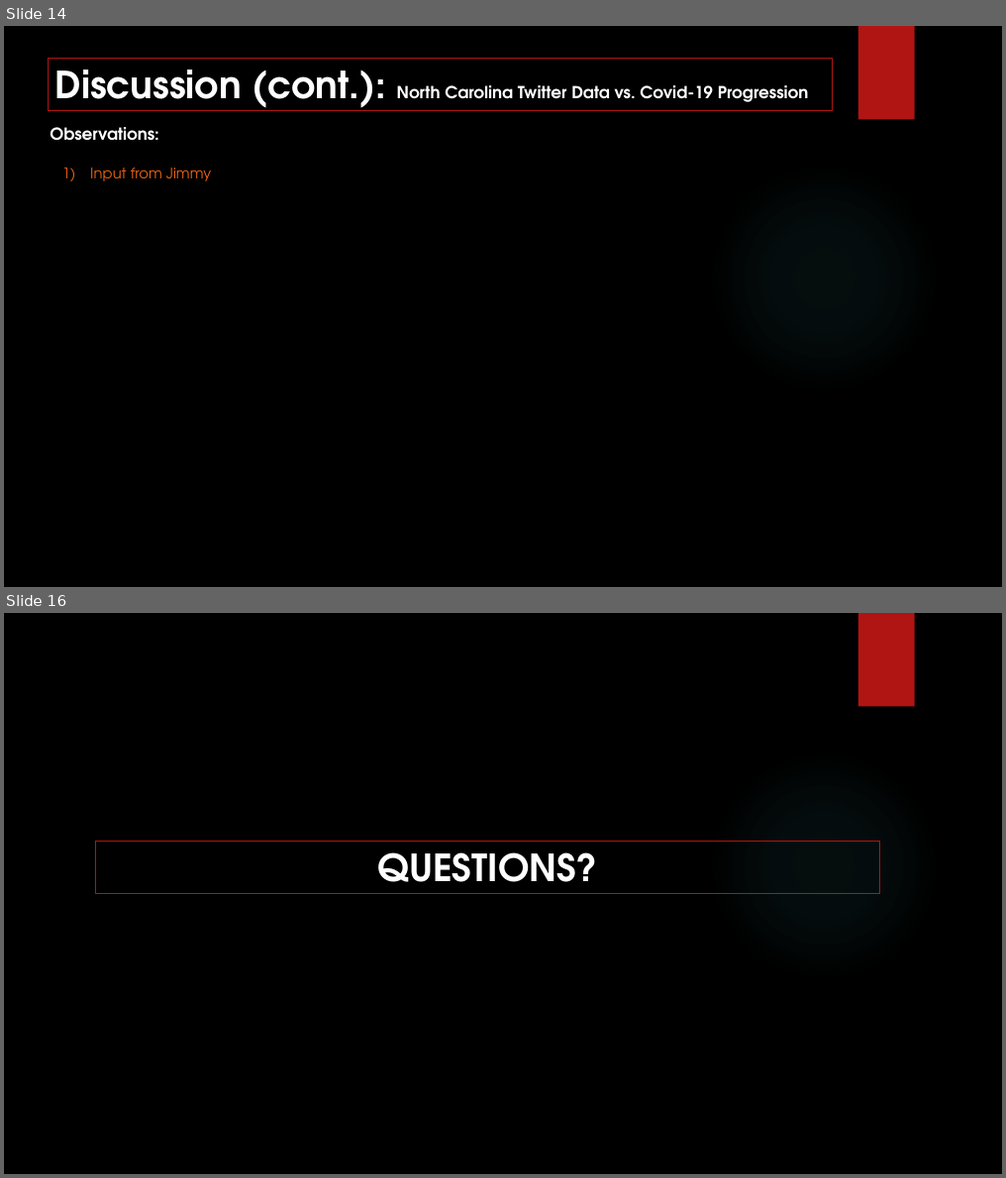
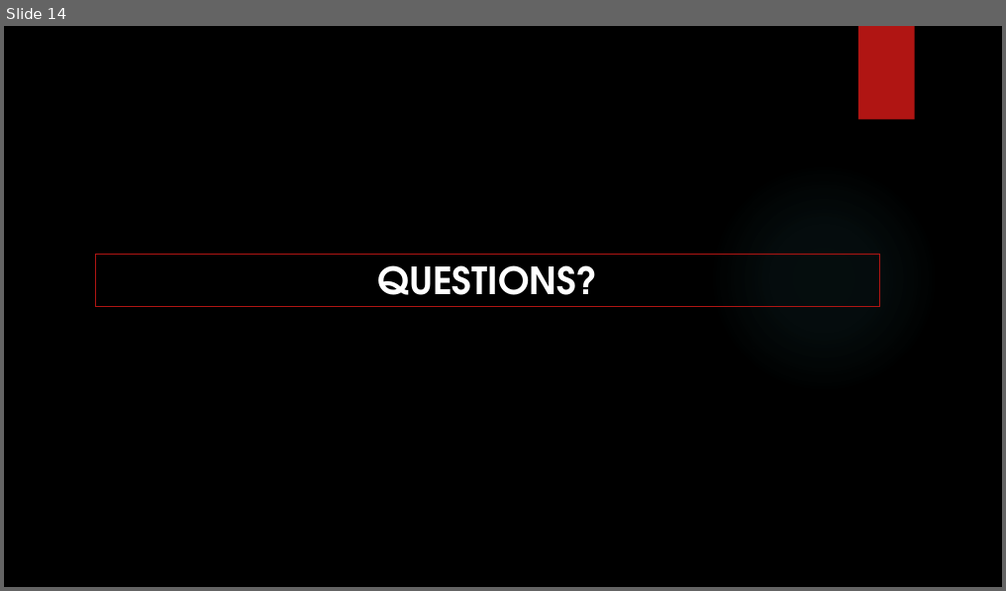
Before and after one commit to znurtokatli/COVID19TweetsDataAnalyzer, a slide deck: Cleaning/Data Analytics ProjectPres_LP_review.pptx. Shown one above the other, each under a label of ours: slides 14 and 16 before the commit, slide 14 after it; the slides between them are not shown. The pictures are 1006x1178 and 1006x591 pixels, drawn with LibreOffice and Linux fonts; fonts in the diff are those of the drawing; background and template pictures are left out. Boxes give left, top, right and bottom in pixels: in the first picture for what was removed or moved away, otherwise in the second. Text is boxed around its words. In the diff, an @@ line names an element or a change of style, - is before the commit and + after.

```diff
--- a/Cleaning/Data Analytics ProjectPres_LP_review.pptx
+++ b/Cleaning/Data Analytics ProjectPres_LP_review.pptx
@@ slide 14 removed at (4,26,1002,587), background picture (left out); not listed: 2 template elements that a slide beside it also shows @@
@@ rectangle removed at (48,58,833,110) @@
-Discussion (cont.): North Carolina Twitter Data vs. Covid-19 Progression
@@ text removed at (50,127,159,141) @@
-Observations:
@@ text removed at (90,168,211,181) @@
-1) Input from Jimmy
@@ what was slide 16 is now slide 14 @@
```
Also in this commit, not shown: 9 slides changed, 2 slides added, 3 other slides removed.
